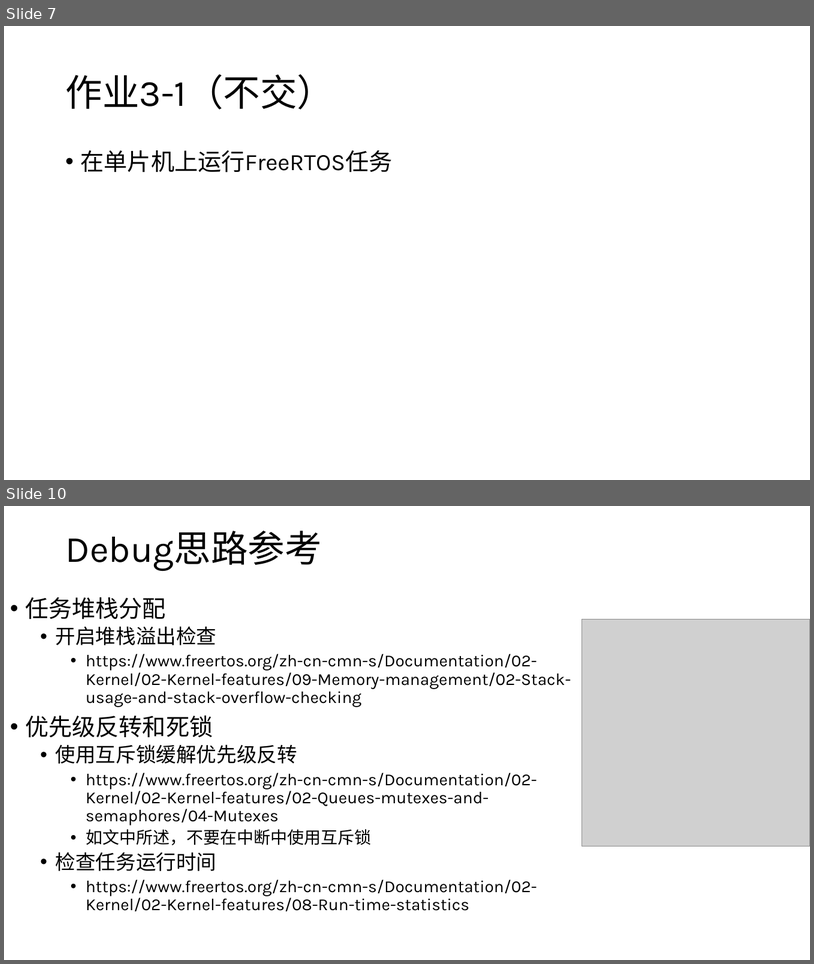
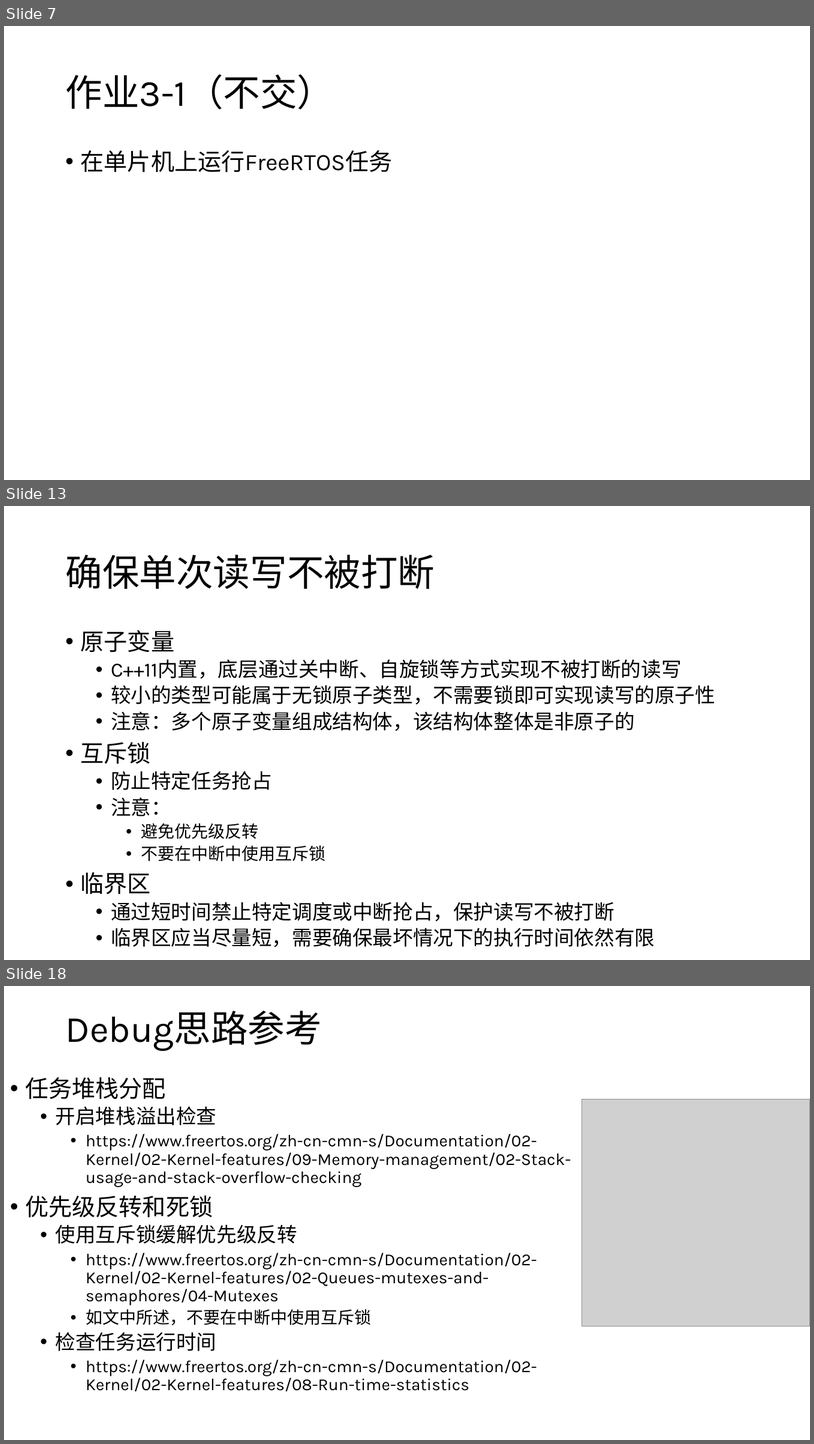
Before and after one commit to JLU-Robomaster-Embedded/embedded_tutorial, a slide deck: 3_RTOS与嵌入式程序设计.pptx. Shown one above the other, each under a label of ours: slides 7 and 10 before the commit, slides 7, 13 and 18 after it; the slides between them are not shown. The pictures are 814x964 and 814x1444 pixels, drawn with LibreOffice and Linux fonts; fonts in the diff are those of the drawing; grey boxes stand for pictures. Boxes give left, top, right and bottom in pixels: in the first picture for what was removed or moved away, otherwise in the second. Text is boxed around its words. In the diff, an @@ line names an element or a change of style, - is before the commit and + after.

```diff
--- a/3_RTOS与嵌入式程序设计.pptx
+++ b/3_RTOS与嵌入式程序设计.pptx
@@ slide 13 added at [4,506,810,960], background #FFFFFF @@
@@ title added at [65,555,435,589], 44 pt, text #000000 @@
+确保单次读写不被打断
@@ text added at [81,630,716,947], 24 pt, text #000000 @@
+• 原子变量
+  • C++11内置，底层通过关中断、自旋锁等方式实现不被打断的读写
+  • 较小的类型可能属于无锁原子类型，不需要锁即可实现读写的原子性
+  • 注意：多个原子变量组成结构体，该结构体整体是非原子的
+• 互斥锁
+  • 防止特定任务抢占
+  • 注意：
+    • 避免优先级反转
+    • 不要在中断中使用互斥锁
+• 临界区
+  • 通过短时间禁止特定调度或中断抢占，保护读写不被打断
+  • 临界区应当尽量短，需要确保最坏情况下的执行时间依然有限
@@ what was slide 10 is now slide 18 @@
```
Also in this commit, not shown: 2 slides changed, 10 other slides added.
